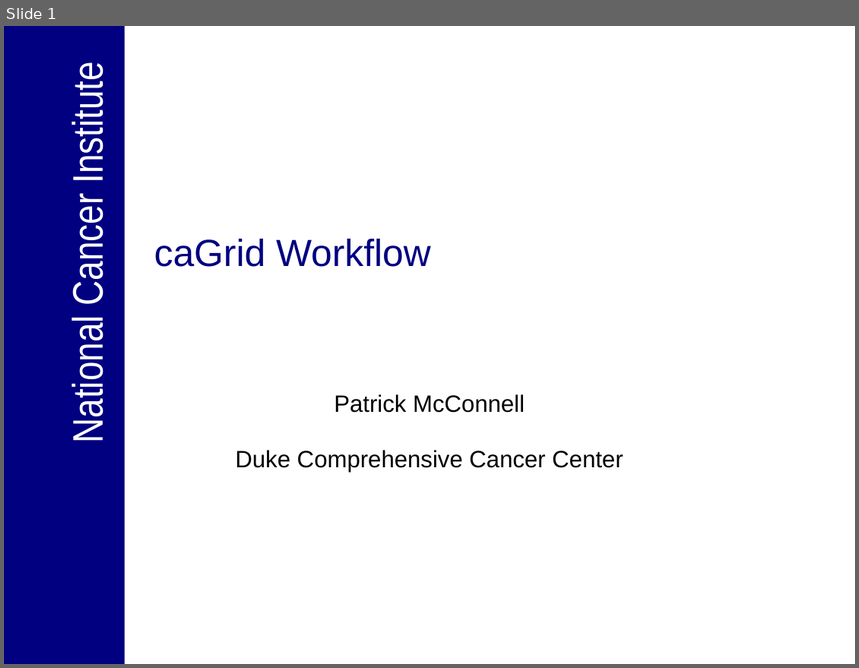
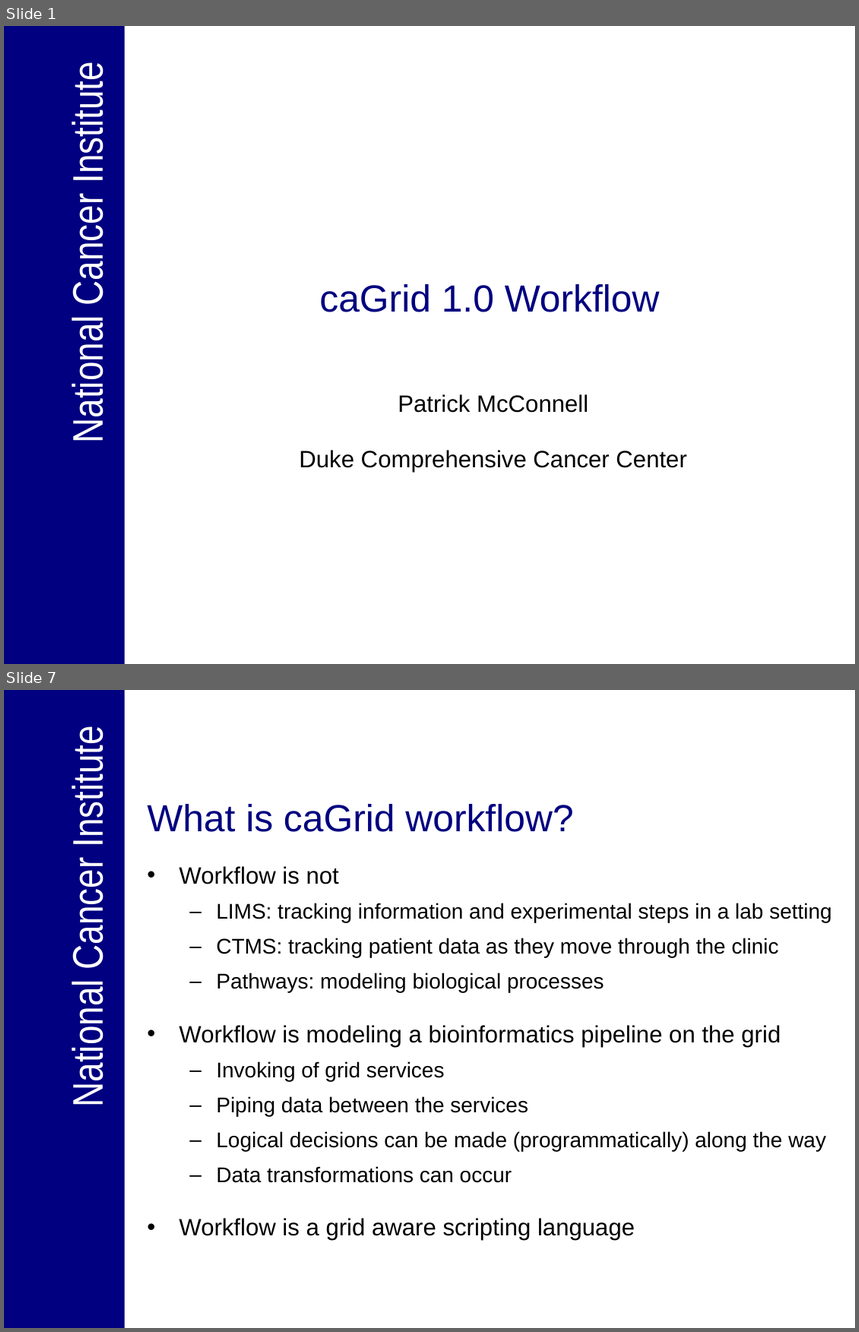
Before and after one commit to NCIP/cagrid-portal, a slide deck: cagrid-1-0/Documentation/presentations/20060918_ICR/workflow_icr_f2f_2006_09_18.ppt. Shown one above the other, each under a label of ours: slide 1 before the commit, slides 1 and 7 after it; the slides between them are not shown. The pictures are 859x668 and 859x1332 pixels, drawn with LibreOffice and Linux fonts; fonts in the diff are those of the drawing; background and template pictures are left out. Boxes give left, top, right and bottom in pixels: in the first picture for what was removed or moved away, otherwise in the second. Text is boxed around its words. In the diff, an @@ line names an element or a change of style, - is before the commit and + after.

```diff
--- a/cagrid-1-0/Documentation/presentations/20060918_ICR/workflow_icr_f2f_2006_09_18.ppt
+++ b/cagrid-1-0/Documentation/presentations/20060918_ICR/workflow_icr_f2f_2006_09_18.ppt
@@ slide 7 added at [4,690,855,1328], background #FFFFFF; not listed: 2 template elements that a slide beside it also shows @@
@@ title added at [147,804,573,832], 32 pt, text #000080 @@
+What is caGrid workflow?
@@ text added at [179,866,832,1241], 18 pt, text #000000 @@
+• Workflow is not
+  – LIMS: tracking information and experimental steps in a lab setting
+  – CTMS: tracking patient data as they move through the clinic
+  – Pathways: modeling biological processes
+• Workflow is modeling a bioinformatics pipeline on the grid
+  – Invoking of grid services
+  – Piping data between the services
+  – Logical decisions can be made (programmatically) along the way
+  – Data transformations can occur
+• Workflow is a grid aware scripting language
@@ slide 1 changed as well @@
@@ title at [319,284,660,313]: text changed @@
-caGrid Workflow
+caGrid 1.0 Workflow
@@ subtitle "Patrick McConnell": place and size @@
-subtitle "Patrick McConnell" at [235,395,623,472]
+subtitle "Patrick McConnell" at [299,395,686,472]
```
Also in this commit, not shown: 1 other slide changed, 25 other slides added.
